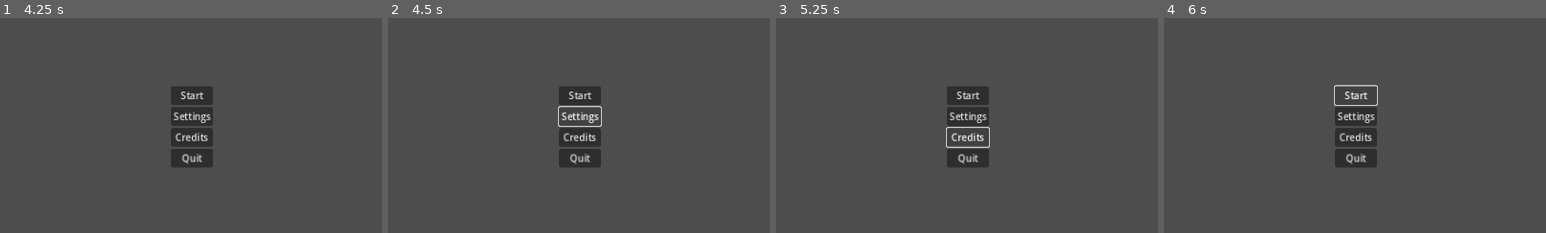
Above: before the commit, frames 1-4 (left to right).
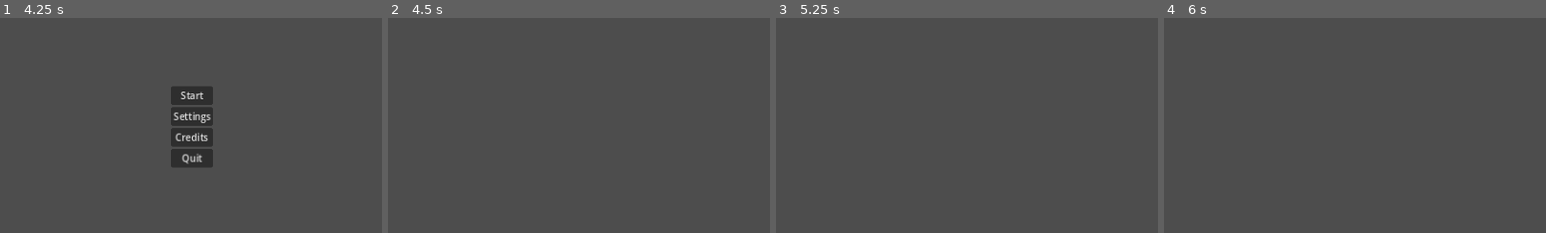
Above: after the commit, the same moments.

Repository: ACristoff/godot-library
Game: Godot game, scene res://Game/Lib/Game_Manager/game_manager.tscn
Two runs of this game, one before a commit and one after it. Both use one fixed random seed, a clock stepped at 60 frames per second and the inputs below. Sound files missing from this copy of the repository are replaced by a short silence.
Inputs (mouse positions are % of the whole screen's width and height, from its top left):
- Up to frame 1 (4.25 s): tap Enter at 1.25, 3.5 s; tap Space at 2 s
- Up to frame 2 (4.5 s): click "Settings" at 4.25 s
- Up to frame 3 (5.25 s): click (50, 52) at 5 s, where only the run before the commit has a clickable "Credits"
- Up to frame 4 (6 s): click (50, 43) at 5.75 s, where only the run before the commit has a clickable "Start"
The pictures show only the part of the screen within x 25-75%, y 25-75%; the shares and areas given below are measured in that part.

Frame 1 is identical in both runs. In frame 2, 2.9% of the frame differs, in the area x 44-56%, y 32-70%; in frame 3, 2.9%; in frame 4, 2.8%.

Commit message:
menu planning

Diff:
--- a/Game/Lib/Game_Manager/game_manager.gd
+++ b/Game/Lib/Game_Manager/game_manager.gd
@@ -16,7 +16,7 @@
 @onready var menu_ui: CanvasLayer = $MenuUI
 
 @onready var main_menu = preload("res://Game/UI/Main_Menu/main_menu.tscn")
-@onready var settings_menu
+@onready var settings_menu = preload("res://Game/UI/Settings_Menu/settings.tscn")
 @onready var credits_menu
 @onready var game
 
@@ -26,7 +26,7 @@
 @onready var Menu_Scenes: Dictionary = {
 	"Main": main_menu,
 	"Start": 'PUT THE GAME OR LEVEL MANAGER IN HERE',
-	"Settings": 'SETTINGS MENU HERE',
+	"Settings": settings_menu,
 	"Credits": 'CREDITS SCREEN HERE',
 	"Pause": 'PAUSE SCREEN HERE',
 	"Quit": 'Quit za gameo'
--- /dev/null
+++ b/Game/UI/Credits_Menu/credits_menu.tscn
@@ -0,0 +1,42 @@
+[gd_scene format=3 uid="uid://dmjjd5ccm0se5"]
+
+[node name="CreditsMenu" type="Control"]
+layout_mode = 3
+anchors_preset = 15
+anchor_right = 1.0
+anchor_bottom = 1.0
+grow_horizontal = 2
+grow_vertical = 2
+
+[node name="Panel" type="Panel" parent="."]
+layout_mode = 1
+anchors_preset = 15
+anchor_right = 1.0
+anchor_bottom = 1.0
+grow_horizontal = 2
+grow_vertical = 2
+
+[node name="RichTextLabel" type="RichTextLabel" parent="Panel"]
+layout_mode = 1
+anchors_preset = 8
+anchor_left = 0.5
+anchor_top = 0.5
+anchor_right = 0.5
+anchor_bottom = 0.5
+offset_left = -225.0
+offset_top = -57.0
+offset_right = 225.0
+offset_bottom = 58.0
+grow_horizontal = 2
+grow_vertical = 2
+text = "Beret Parade Armory Credits
+
+Alex Cristoffanini / DiFigurati: Programming
+Tealy_Man: Sound"
+fit_content = true
+
+[node name="Back" type="Button" parent="."]
+layout_mode = 0
+offset_right = 8.0
+offset_bottom = 8.0
+text = "Back to main"
--- a/Game/UI/Main_Menu/main_menu.gd
+++ b/Game/UI/Main_Menu/main_menu.gd
@@ -3,12 +3,15 @@
 
 func _on_start_pressed():
 	SignalBus.game_state_changed.emit("Start")
+	queue_free()
 
 func _on_settings_pressed():
 	SignalBus.game_state_changed.emit("Settings")
+	queue_free()
 
 func _on_credits_pressed():
 	SignalBus.game_state_changed.emit("Credits")
+	queue_free()
 
 func _on_quit_pressed():
 	SignalBus.game_state_changed.emit("Quit")
--- /dev/null
+++ b/Game/UI/Settings_Menu/settings.tscn
@@ -0,0 +1,9 @@
+[gd_scene format=3 uid="uid://jjuu8asfhrpm"]
+
+[node name="SettingsMenu" type="Control"]
+layout_mode = 3
+anchors_preset = 15
+anchor_right = 1.0
+anchor_bottom = 1.0
+grow_horizontal = 2
+grow_vertical = 2
